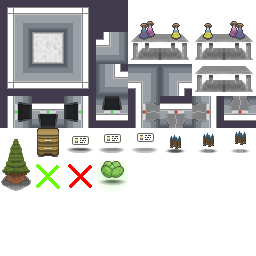
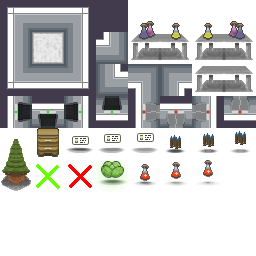
Two versions of the same layered image (256 x 256). Layer-by-layer changes:
added layer "Health Potion 3" above "Health Potion 2" over [195, 160, 221, 186]
added layer "Health Potion 2" above "Health Potion 1" over [163, 162, 189, 186]
added layer "Health Potion 1" above "Spawns" over [132, 164, 158, 186]
